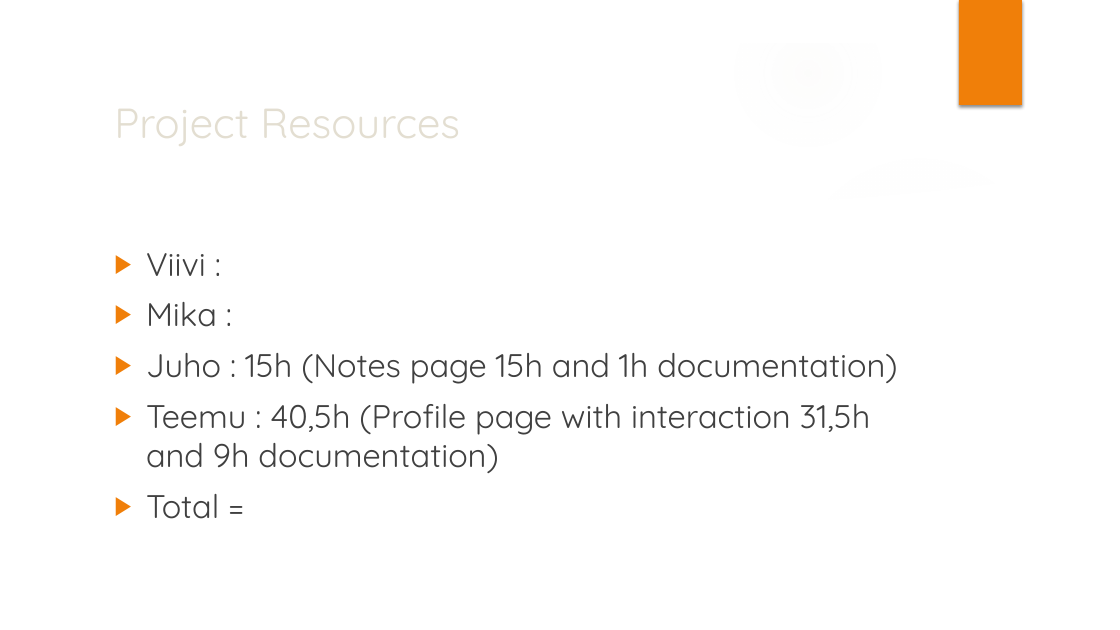
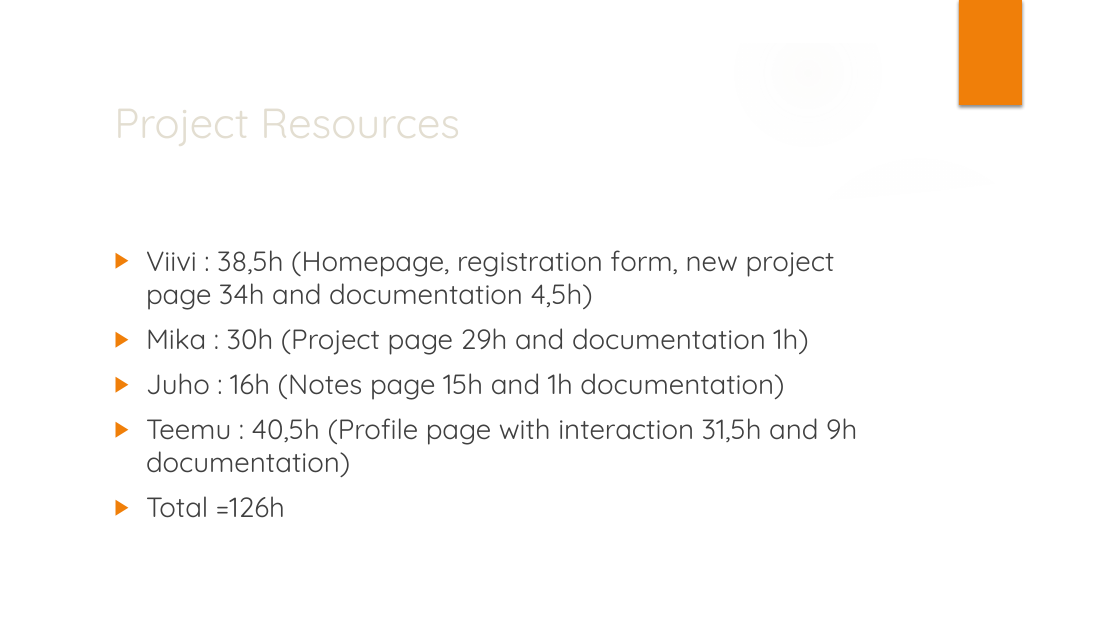
Before and after one commit to Dubsterna/Mahlatikat, a slide deck: slide 9 of Suunnitelma/web_programming.pptx. Drawn at 1120x630 pixels with LibreOffice and Linux fonts; fonts in the diff are those of the drawing; background and template pictures are left out. Boxes give left, top, right and bottom in pixels: in the first picture for what was removed or moved away, otherwise in the second. Text is boxed around its words. In the diff, an @@ line names an element or a change of style, - is before the commit and + after.

```diff
--- a/Suunnitelma/web_programming.pptx
+++ b/Suunnitelma/web_programming.pptx
@@ text at [146, 250, 808, 400]: text changed; size 28 to 23.8 pt @@
-▶ Viivi :
-▶ Mika :
-▶ Juho : 15h (Notes page 15h and 1h documentation)
+▶ Viivi : 38,5h (Homepage, registration form, new project page 34h and documentation 4,5h)
+▶ Mika : 30h (Project page 29h and documentation 1h)
+▶ Juho : 16h (Notes page 15h and 1h documentation)
@@ text at [146, 418, 857, 477]: size 28 to 23.8 pt in "Teemu : 40,5h (Profile page with interaction ..." @@
@@ text at [146, 496, 285, 518]: text changed; size 28 to 23.8 pt @@
-▶ Total =
+▶ Total =126h
```
Also in this commit, not shown: 1 other slide changed.
